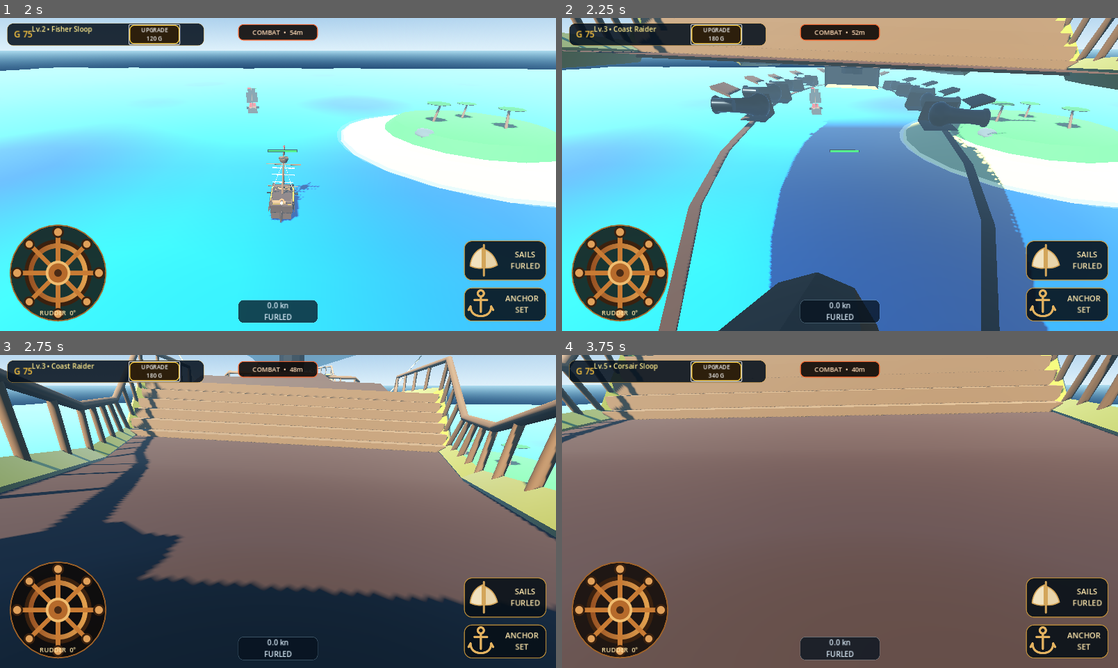
Above: before the commit, frames 1-4 (two rows, left to right).
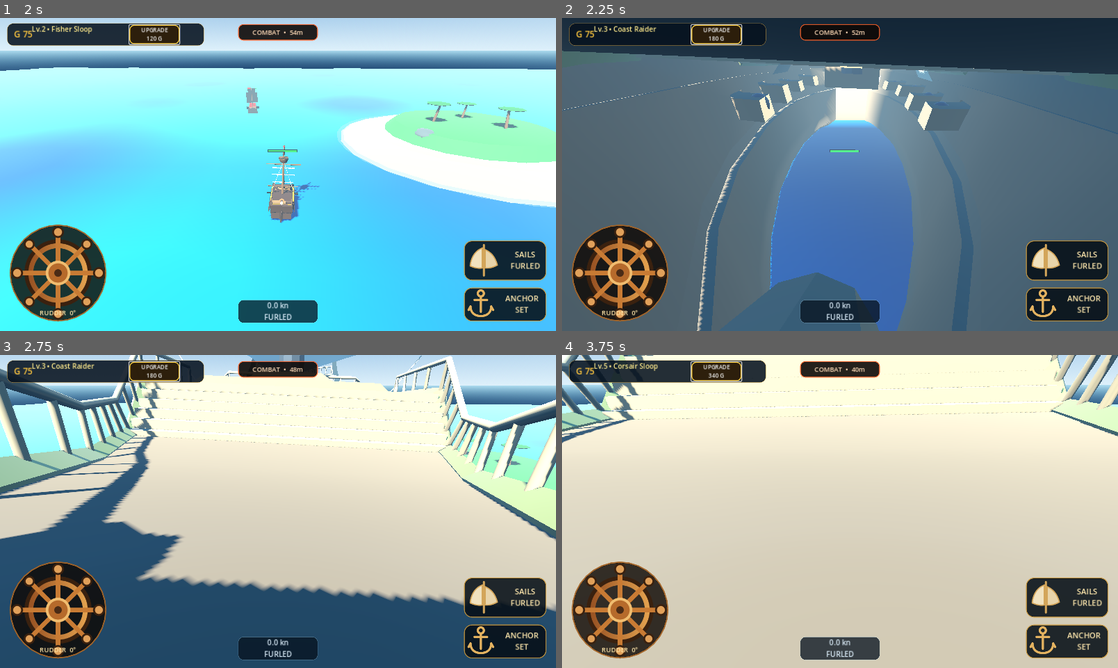
Above: after the commit, the same moments.

Repository: za99405com-ui/Pirate-Seasonline
Game: Godot game, scene res://scenes/world/world.tscn
Two runs of this game, one before a commit and one after it. Both use one fixed random seed, a clock stepped at 60 frames per second and the inputs below.
Inputs:
- Up to frame 1 (2 s): click "ANCHOR READY" at 0.5 s; click "UPGRADE 75 G" at 1.25 s
- Up to frame 2 (2.25 s): click "UPGRADE 120 G" at 2 s
- Up to frame 3 (2.75 s): no input
- Up to frame 4 (3.75 s): click "UPGRADE 180 G" at 2.75 s; click "UPGRADE 250 G" at 3.5 s

Frame 1 is identical in both runs. In frame 2, 74% of the frame differs, in the area x 0-100%, y 0-100%; in frame 3, 76%; in frame 4, 88%.

Commit message:
Preserve generated ship texture and explicit level mapping

Diff:
--- a/godot_game/scripts/player/player_ship.gd
+++ b/godot_game/scripts/player/player_ship.gd
@@ -545,7 +545,7 @@
 	if not visuals:
 		return
 
-	# Levels 1-2 use the lighter handmade hull. The imported ship becomes the Level 3 hull.
+	# Level 1 and Level 2 keep the original ship. Level 3+ uses the imported 3D ship.
 	var starter_stage: bool = current_level <= 2
 	var ship_model := visuals.get_node_or_null("ShipModel") as Node3D
 	var base_hull := visuals.get_node_or_null("BaseHull") as Node3D
@@ -673,156 +673,7 @@
 			mat.albedo_color = Color(0.95, 0.16, 0.12, 1.0)
 
 func _apply_ship_materials() -> void:
-	var ship_model_node: Node = visuals.get_node_or_null("ShipModel") if visuals else null
-	if not ship_model_node:
-		return
-
-	# 1. Create high-quality stylized pirate ship materials
-	var mat_hull := StandardMaterial3D.new()
-	mat_hull.resource_name = "StylizedHull"
-	mat_hull.albedo_color = Color(0.28, 0.16, 0.09, 1.0) # Deep rich pirate dark timber
-	mat_hull.roughness = 0.72
-
-	var mat_deck := StandardMaterial3D.new()
-	mat_deck.resource_name = "StylizedDeck"
-	mat_deck.albedo_color = Color(0.48, 0.32, 0.18, 1.0) # Aged wooden deck planks & stairs
-	mat_deck.roughness = 0.68
-
-	var mat_masts := StandardMaterial3D.new()
-	mat_masts.resource_name = "StylizedMasts"
-	mat_masts.albedo_color = Color(0.38, 0.24, 0.13, 1.0) # Sturdy wooden masts
-	mat_masts.roughness = 0.70
-
-	var mat_crows := StandardMaterial3D.new()
-	mat_crows.resource_name = "StylizedCrowsNest"
-	mat_crows.albedo_color = Color(0.24, 0.14, 0.08, 1.0) # Dark timber crow's nest
-	mat_crows.roughness = 0.75
-
-	var mat_sails := StandardMaterial3D.new()
-	mat_sails.resource_name = "StylizedSails"
-	mat_sails.albedo_color = Color(0.93, 0.90, 0.82, 1.0) # Warm canvas linen off-white/cream
-	mat_sails.roughness = 0.85
-	mat_sails.cull_mode = BaseMaterial3D.CULL_DISABLED
-
-	var mat_cannons := StandardMaterial3D.new()
-	mat_cannons.resource_name = "StylizedCannons"
-	mat_cannons.albedo_color = Color(0.12, 0.13, 0.15, 1.0) # Forged dark iron
-	mat_cannons.metallic = 0.88
-	mat_cannons.roughness = 0.28
-
-	var mat_metal := StandardMaterial3D.new()
-	mat_metal.resource_name = "StylizedMetal"
-	mat_metal.albedo_color = Color(0.16, 0.17, 0.19, 1.0) # Dark iron fixtures and hull bands
-	mat_metal.metallic = 0.80
-	mat_metal.roughness = 0.35
-
-	var mat_railings := StandardMaterial3D.new()
-	mat_railings.resource_name = "StylizedRailings"
-	mat_railings.albedo_color = Color(0.46, 0.30, 0.17, 1.0) # Carved wood railings & helm wheel
-	mat_railings.roughness = 0.68
-
-	var mat_trim := StandardMaterial3D.new()
-	mat_trim.resource_name = "StylizedTrim"
-	mat_trim.albedo_color = Color(0.86, 0.70, 0.24, 1.0) # Burnished gold/brass trim molding
-	mat_trim.metallic = 0.75
-	mat_trim.roughness = 0.35
-
-	var mat_rope := StandardMaterial3D.new()
-	mat_rope.resource_name = "StylizedRope"
-	mat_rope.albedo_color = Color(0.72, 0.62, 0.44, 1.0) # Natural tan hemp rigging
-	mat_rope.roughness = 0.90
-
-	var mat_flags := StandardMaterial3D.new()
-	mat_flags.resource_name = "StylizedFlags"
-	mat_flags.albedo_color = Color(0.12, 0.12, 0.14, 1.0) # Jolly Roger dark flag cloth
-	mat_flags.roughness = 0.85
-	mat_flags.cull_mode = BaseMaterial3D.CULL_DISABLED
-
-	var mat_windows := StandardMaterial3D.new()
-	mat_windows.resource_name = "StylizedWindows"
-	mat_windows.albedo_color = Color(1.0, 0.84, 0.45, 1.0) # Captain's cabin warm lantern glow
-	mat_windows.emission_enabled = true
-	mat_windows.emission = Color(0.95, 0.65, 0.18, 1.0)
-	mat_windows.emission_energy_multiplier = 1.8
-	mat_windows.roughness = 0.20
-
-	var material_name_map := {
-		"cannons": mat_cannons,
-		"boat planks": mat_hull,
-		"sails": mat_sails,
-		"rope": mat_rope,
-		"masts": mat_masts,
-		"metal": mat_metal,
-		"railings": mat_railings,
-		"railings.001": mat_railings,
-		"stairs": mat_deck,
-		"trim": mat_trim,
-		"crows nest": mat_crows,
-		"windows": mat_windows,
-		"material": mat_flags
-	}
-
-	# 2. Traverse all child nodes in the imported GLB model and apply styling
-	var stack: Array[Node] = [ship_model_node]
-	while not stack.is_empty():
-		var node: Node = stack.pop_back()
-		for child in node.get_children():
-			stack.append(child)
-
-		if not node is MeshInstance3D:
-			continue
-
-		var mesh_instance := node as MeshInstance3D
-		if not mesh_instance.mesh:
-			continue
-
-		var node_name_lower := node.name.to_lower()
-		var surface_count := mesh_instance.mesh.get_surface_count()
-
-		for s in range(surface_count):
-			var assigned_material: StandardMaterial3D = null
-
-			# Try matching surface material name first
-			var existing_mat := mesh_instance.mesh.surface_get_material(s)
-			if existing_mat:
-				var mat_name_lower := existing_mat.resource_name.to_lower()
-				for key in material_name_map:
-					if key in mat_name_lower:
-						assigned_material = material_name_map[key]
-						break
-
-			# If not resolved by material name, resolve by node name semantics
-			if not assigned_material:
-				if "cannon" in node_name_lower:
-					assigned_material = mat_cannons
-				elif "sail" in node_name_lower:
-					assigned_material = mat_sails
-				elif "crows" in node_name_lower:
-					assigned_material = mat_crows
-				elif "flag" in node_name_lower:
-					assigned_material = mat_flags
-				elif "stair" in node_name_lower:
-					assigned_material = mat_deck
-				elif "trim" in node_name_lower:
-					assigned_material = mat_trim
-				elif "railing" in node_name_lower or "wheel" in node_name_lower:
-					assigned_material = mat_railings
-				elif "rope" in node_name_lower or "tie" in node_name_lower:
-					assigned_material = mat_rope
-				elif "mast" in node_name_lower:
-					assigned_material = mat_metal if s == 1 else mat_masts
-				elif "ship body" in node_name_lower or "body" in node_name_lower or "hull" in node_name_lower:
-					assigned_material = mat_windows if s == 1 else mat_hull
-				elif "plane" in node_name_lower:
-					assigned_material = mat_rope
-				else:
-					assigned_material = mat_hull
-
-			# Apply surface override to eliminate flat white model appearance
-			mesh_instance.set_surface_override_material(s, assigned_material)
-
-		# For single-surface meshes, also set material_override for robust rendering
-		if surface_count == 1:
-			var single_mat := mesh_instance.get_surface_override_material(0)
-			if single_mat:
-				mesh_instance.material_override = single_mat
+	# The imported Level 3 GLB already has its own baked PBR texture.
+	# Keep that original material so the wood, sails, metal and lantern colours
+	# render as authored instead of being flattened into one dark hull material.
+	return
